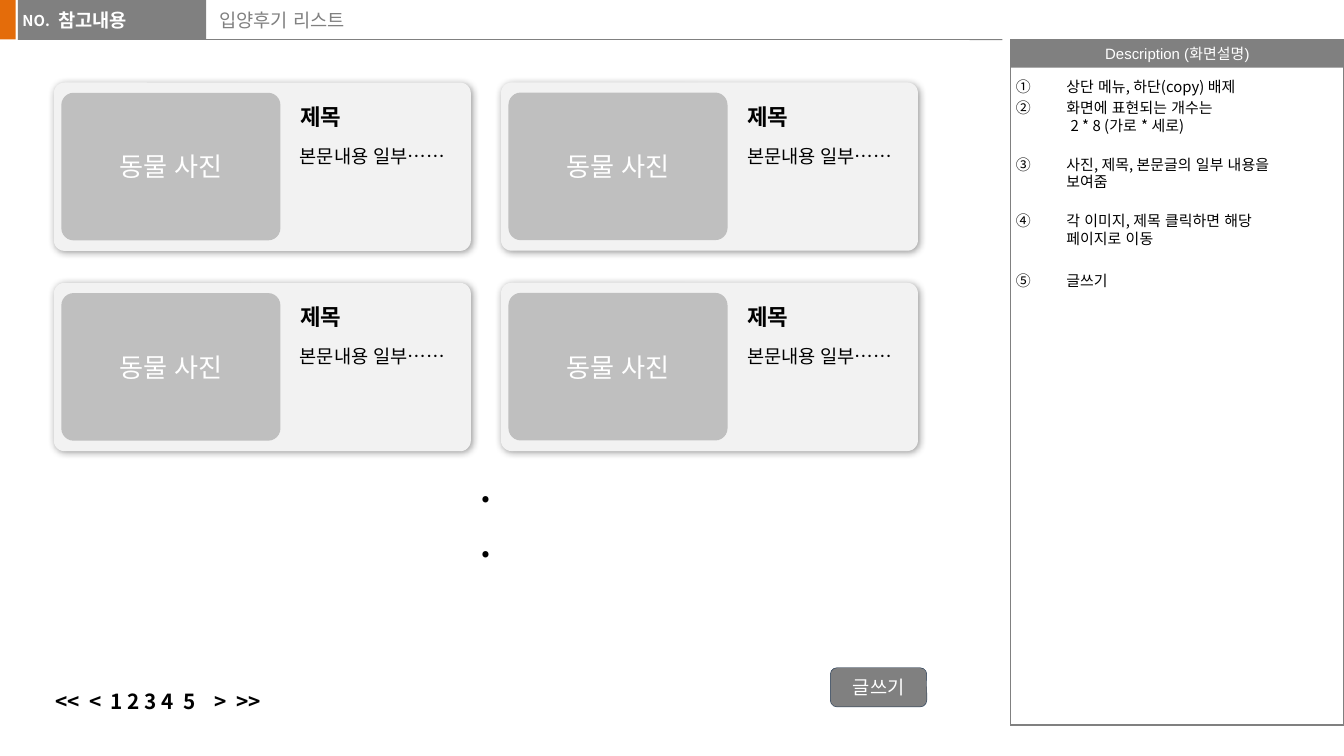
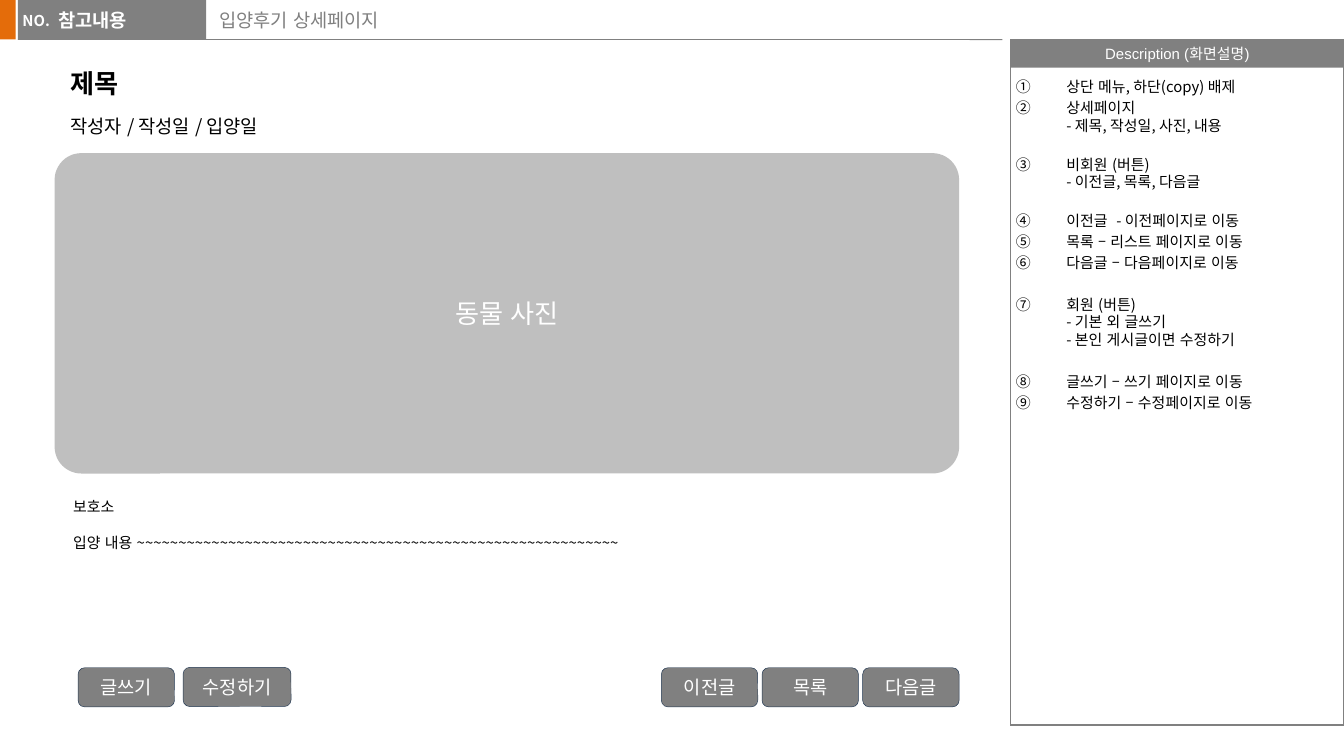
Before and after one commit to jaemikim/Notes, a slide deck: slide 8 of 기획문서/보보 (가칭)_v1-1.pptx (slide 10 before the commit). Drawn at 1344x756 pixels with LibreOffice and Linux fonts; fonts in the diff are those of the drawing. Boxes give left, top, right and bottom in pixels: in the first picture for what was removed or moved away, otherwise in the second. Text is boxed around its words. In the diff, an @@ line names an element or a change of style, - is before the commit and + after.

```diff
--- a/기획문서/보보 (가칭)_v1-1.pptx
+++ b/기획문서/보보 (가칭)_v1-1.pptx
@@ title at (220, 11, 379, 29): text changed @@
-입양후기 리스트
+입양후기 상세페이지
@@ text "제목": place and size @@
-text "제목" at (747, 106, 788, 127)
+text "제목" at (71, 71, 119, 96)
@@ text "제목" at (71, 71, 119, 96): size 12 to 14 pt; alignment centre to left @@
@@ rounded rectangle removed at (501, 82, 918, 250) @@
@@ text at (71, 117, 258, 135): text changed @@
-본문내용 일부……
+작성자 / 작성일 / 입양일
@@ text at (1066, 100, 1253, 410): text changed @@
-2. 화면에 표현되는 개수는
-   2 * 8 (가로 * 세로)
-3. 사진, 제목, 본문글의 일부 내용을
-   보여줌
-4. 각 이미지, 제목 클릭하면 해당
-   페이지로 이동
-5. 글쓰기
+2. 상세페이지
+   - 제목, 작성일, 사진, 내용
+3. 비회원 (버튼)
+   - 이전글, 목록, 다음글
+4. 이전글 - 이전페이지로 이동
+5. 목록 – 리스트 페이지로 이동
+6. 다음글 – 다음페이지로 이동
+7. 회원 (버튼)
+   - 기본 외 글쓰기
+   - 본인 게시글이면 수정하기
+8. 글쓰기 – 쓰기 페이지로 이동
+9. 수정하기 – 수정페이지로 이동
@@ group removed at (54, 82, 470, 250): 2 rounded rectangles, 2 texts @@
-동물 사진
-제목
-본문내용 일부……
@@ rounded rectangle "동물 사진": place and size @@
-rounded rectangle "동물 사진" at (508, 93, 727, 241)
+rounded rectangle "동물 사진" at (55, 153, 960, 473)
@@ group removed at (54, 284, 470, 452): 2 rounded rectangles, 2 texts @@
-동물 사진
-제목
-본문내용 일부……
@@ group removed at (501, 282, 918, 450): 2 rounded rectangles, 2 texts @@
-동물 사진
-제목
-본문내용 일부……
@@ text removed at (102, 468, 870, 550) @@
-.
-.
@@ text added at (73, 500, 133, 549), 8 pt, text #000000 @@
+보호소
+입양 내용 ~~~~~~~~~~~~~~~~~~~~~~~~~~~~~~~~~~~~~~~~~~~~~~~~~~~~~~~~~~
@@ rounded rectangle "글쓰기": place and size @@
-rounded rectangle "글쓰기" at (831, 668, 927, 707)
+rounded rectangle "글쓰기" at (78, 668, 175, 707)
@@ rounded rectangle added at (183, 668, 290, 707), fill #808080, outline #233953 0.25 pt, 10 pt, text #FFFFFF @@
+수정하기
@@ rounded rectangle added at (661, 668, 758, 707), fill #808080, outline #233953 0.25 pt, 10 pt, text #FFFFFF @@
+이전글
@@ rounded rectangle added at (762, 668, 859, 707), fill #808080, outline #233953 0.25 pt, 10 pt, text #FFFFFF @@
+목록
@@ rounded rectangle added at (863, 668, 960, 707), fill #808080, outline #233953 0.25 pt, 10 pt, text #FFFFFF @@
+다음글
@@ text removed at (111, 693, 196, 710) @@
-<< < 1 2 3 4 5 > >>
```
Also in this commit, not shown: 4 other slides changed, 3 slides added, 2 slides removed, 4 other files.
